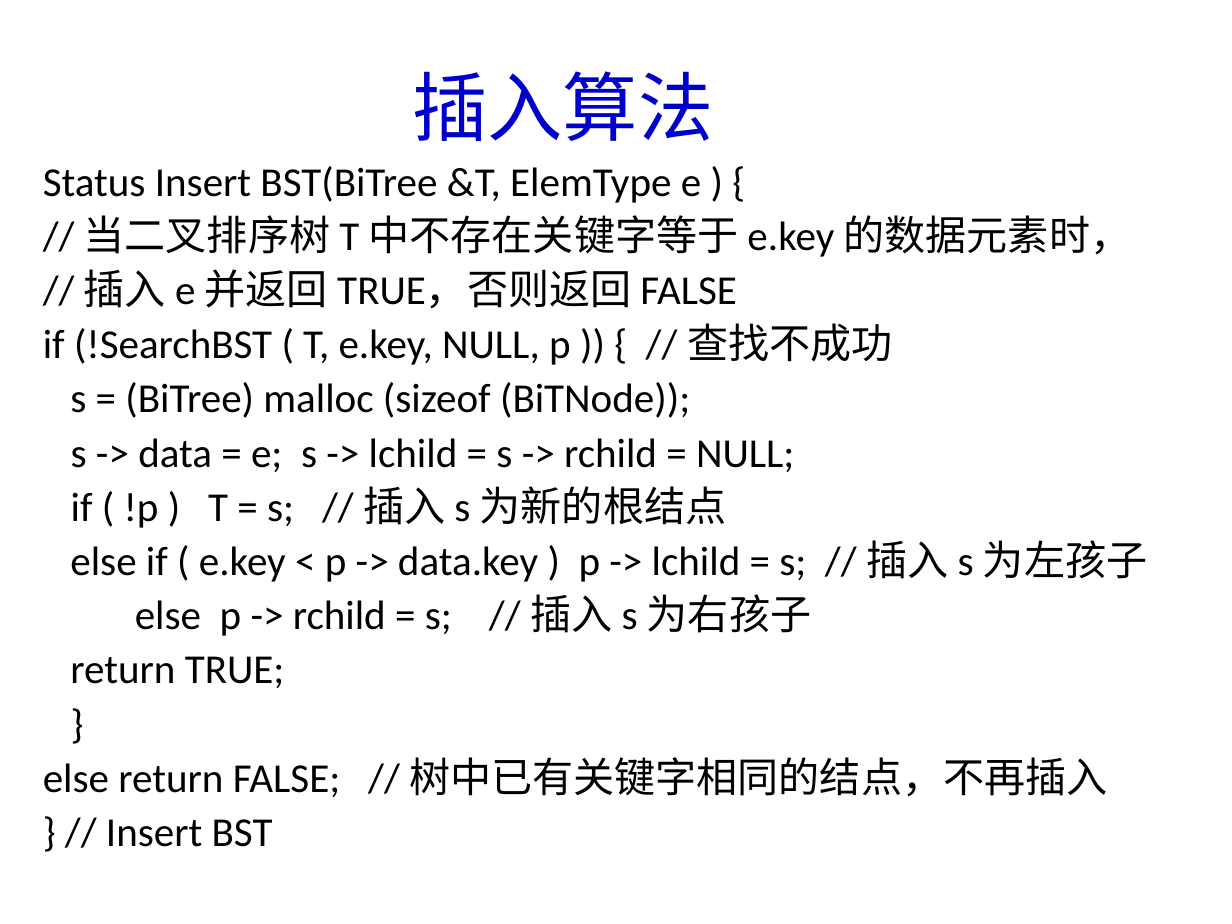
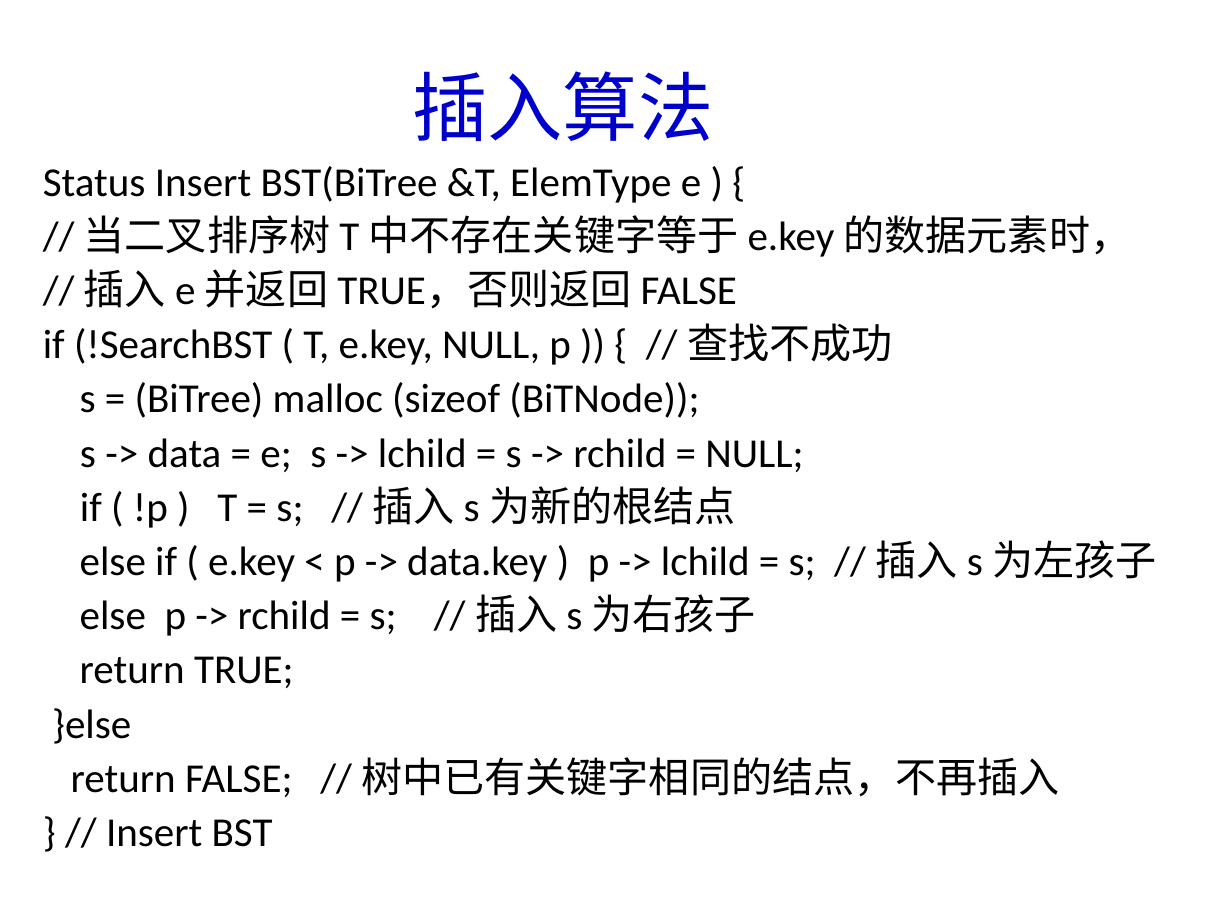
Before and after one commit to Gempittance/Data_Structur_Build, a slide deck: slide 25 of 数据结构PPT/ds9.pptx. Drawn at 1232x924 pixels with LibreOffice and Linux fonts; fonts in the diff are those of the drawing. Boxes give left, top, right and bottom in pixels: in the first picture for what was removed or moved away, otherwise in the second. Text is boxed around its words. In the diff, an @@ line names an element or a change of style, - is before the commit and + after.

```diff
--- a/数据结构PPT/ds9.pptx
+++ b/数据结构PPT/ds9.pptx
@@ text at (43, 269, 1156, 847): text changed @@
-// 插入 e 并返回 TRUE，否则返回 FALSE
-if (!SearchBST ( T, e.key, NULL, p )) { // 查找不成功
-s = (BiTree) malloc (sizeof (BiTNode));
-s -> data = e; s -> lchild = s -> rchild = NULL;
-if ( !p ) T = s; // 插入 s 为新的根结点
-else if ( e.key < p -> data.key ) p -> lchild = s; // 插入 s 为左孩子
-else p -> rchild = s; // 插入 s 为右孩子
-return TRUE;
-}
-else return FALSE; // 树中已有关键字相同的结点，不再插入
-} // Insert BST
+// 插入 e 并返回 TRUE，否则返回 FALSE
+if (!SearchBST ( T, e.key, NULL, p )) { // 查找不成功
+s = (BiTree) malloc (sizeof (BiTNode));
+s -> data = e; s -> lchild = s -> rchild = NULL;
+if ( !p ) T = s; // 插入 s 为新的根结点
+else if ( e.key < p -> data.key ) p -> lchild = s; // 插入 s 为左孩子
+else p -> rchild = s; // 插入 s 为右孩子
+return TRUE;
+}else
+return FALSE; // 树中已有关键字相同的结点，不再插入
+} // Insert BST
```
Also in this commit, not shown: 19 other slides changed, 5 slides added.
